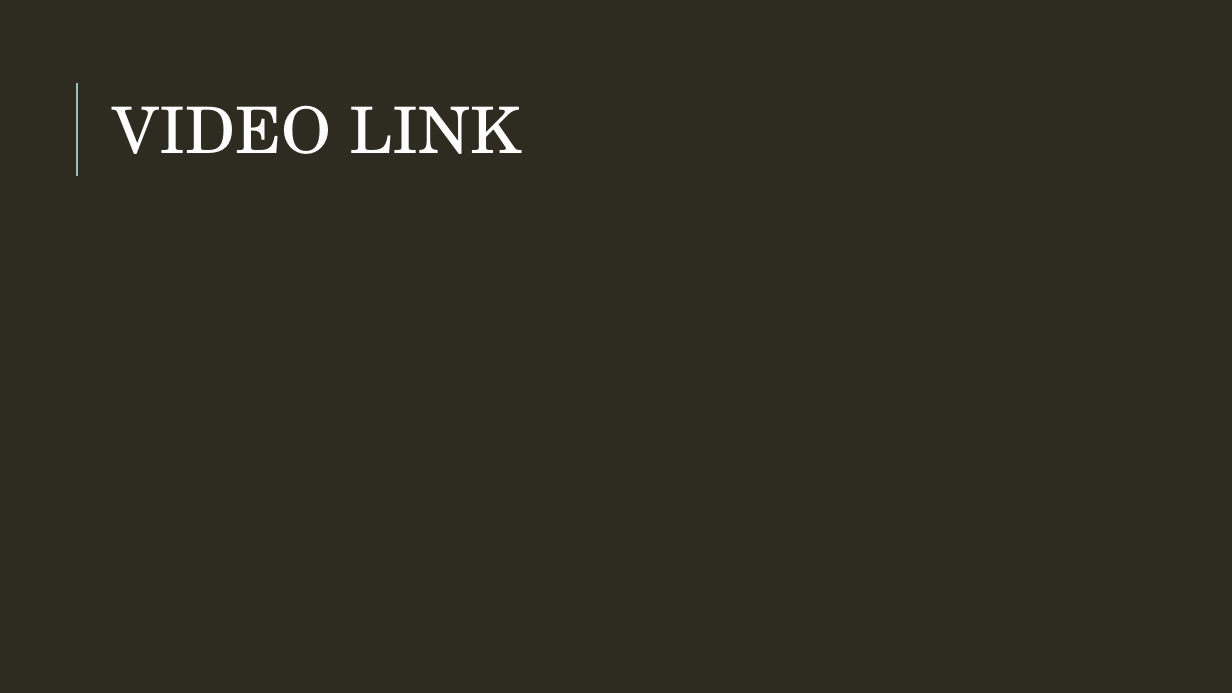
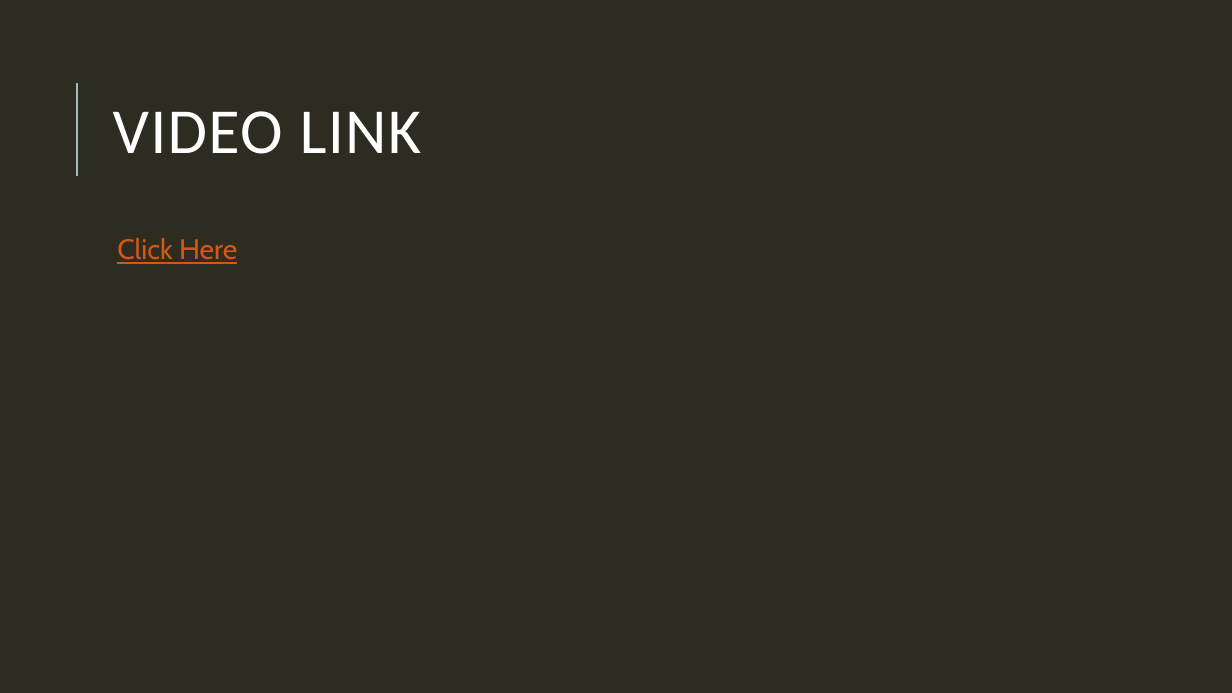
Before and after one commit to Yaksh1311/Capstone, a slide deck: slide 21 of Presentation.pptx. Drawn at 1232x693 pixels with LibreOffice and Linux fonts; fonts in the diff are those of the drawing. Boxes give left, top, right and bottom in pixels: in the first picture for what was removed or moved away, otherwise in the second. Text is boxed around its words. In the diff, an @@ line names an element or a change of style, - is before the commit and + after.

```diff
--- a/Presentation.pptx
+++ b/Presentation.pptx
@@ title "VIDEO LINK" at (113, 111, 422, 154): font TeX Gyre Schola to Calibri, text colour #FEFEFE to #FFFFFF, letter spacing 0 to 1 pt @@
@@ text added at (117, 238, 237, 264), 22 pt, text #D25814, underline @@
+  Click Here
```
Also in this commit, not shown: 20 other slides changed, 4 other files.
